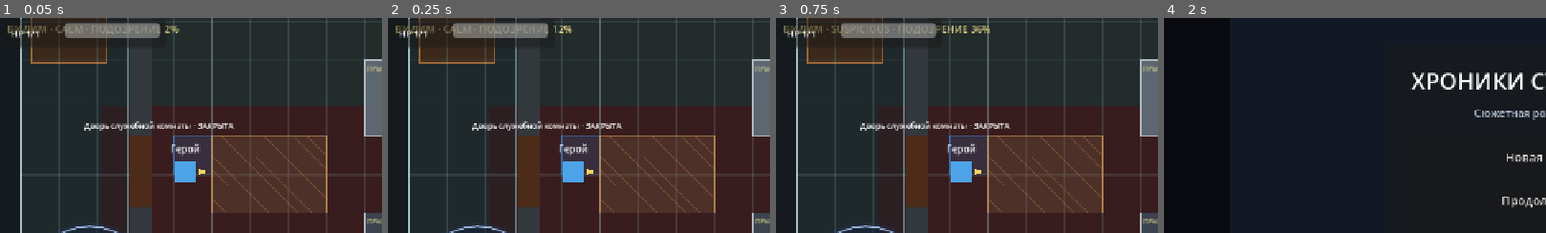
Above: before the commit, frames 1-4 (left to right).
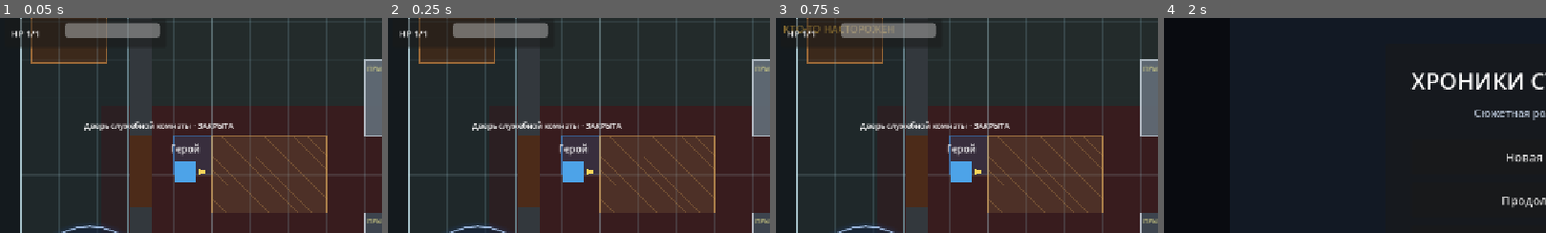
Above: after the commit, the same moments.

Repository: eretenkodaniil16-rgb/rpg-project
Game: Godot game, scene res://scenes/game/game.tscn
Same seed, same stepped clock (60 frames per second), same inputs: the game is played once before the commit and once after it. This scene is started directly instead of the project's main scene.
Inputs:
- Up to frame 1 (0.05 s): no input
- Up to frame 2 (0.25 s): no input
- Up to frame 3 (0.75 s): click "ВЗАИМ." at 0.5 s
- Up to frame 4 (2 s): click "МЕНЮ" at 1.25 s
The pictures show only the part of the screen within x 1-51%, y 14-64%; the shares and areas given below are measured in that part.

The runs differ from the first frame. In frame 1, 0.5% of the frame differs, in the area x 2-47%, y 3-8%; in frame 2, 0.6%; in frame 3, 0.8%, in the area x 2-56%, y 3-8%; in frame 4, nothing differs.

Commit message:
fix: скрыть точную шкалу обнаружения от игрока

Diff:
--- a/scripts/game/game_pursuit_escape_runtime.gd
+++ b/scripts/game/game_pursuit_escape_runtime.gd
@@ -1,4 +1,13 @@
 extends "res://scripts/game/game_exploration_stealth_runtime.gd"
+
+const PLAYER_FEEDBACK_STATE_PRIORITY: Dictionary = {
+	StealthAlertSystem.STATE_CALM: 0,
+	StealthAlertSystem.STATE_SUSPICIOUS: 1,
+	StealthAlertSystem.STATE_INVESTIGATING: 2,
+	StealthAlertSystem.STATE_SEARCHING: 3,
+	StealthAlertSystem.STATE_ALERTED: 4,
+	StealthAlertSystem.STATE_COMBAT: 5
+}
 
 
 func _update_exploration_alerts(delta: float) -> void:
@@ -45,3 +54,42 @@
 	_apply_record_to_actor(actor, record)
 	if str(record.get("state", "")) == StealthAlertSystem.STATE_ALERTED and visible:
 		_begin_combat_from_alert(actor, record)
+
+
+func _refresh_alert_indicator() -> void:
+	if _alert_indicator == null:
+		return
+	var highest_state: String = _highest_player_feedback_state()
+	var hidden: bool = _exploration_hidden or _player_combat_state.hidden
+	if highest_state == StealthAlertSystem.STATE_CALM:
+		_alert_indicator.visible = hidden
+		_alert_indicator.text = "СКРЫТ" if hidden else ""
+		_alert_indicator.add_theme_color_override("font_color", Color(0.62, 0.86, 0.64, 1.0))
+		return
+	var state_label: String = {
+		StealthAlertSystem.STATE_SUSPICIOUS: "КТО-ТО НАСТОРОЖЕН",
+		StealthAlertSystem.STATE_INVESTIGATING: "ПРОВЕРЯЮТ ШУМ",
+		StealthAlertSystem.STATE_SEARCHING: "ВАС ИЩУТ",
+		StealthAlertSystem.STATE_ALERTED: "ТРЕВОГА",
+		StealthAlertSystem.STATE_COMBAT: "ОБНАРУЖЕН"
+	}.get(highest_state, "ОПАСНОСТЬ")
+	_alert_indicator.visible = true
+	_alert_indicator.text = "СКРЫТ · %s" % state_label if hidden else state_label
+	var alert_color: Color = Color(1.0, 0.78, 0.28, 1.0)
+	if highest_state in [StealthAlertSystem.STATE_ALERTED, StealthAlertSystem.STATE_COMBAT]:
+		alert_color = Color(1.0, 0.34, 0.28, 1.0)
+	_alert_indicator.add_theme_color_override("font_color", alert_color)
+
+
+func _highest_player_feedback_state() -> String:
+	var highest_state: String = StealthAlertSystem.STATE_CALM
+	var highest_priority: int = 0
+	for value: Variant in _alert_records.values():
+		if not value is Dictionary:
+			continue
+		var state: String = str((value as Dictionary).get("state", StealthAlertSystem.STATE_CALM))
+		var priority: int = int(PLAYER_FEEDBACK_STATE_PRIORITY.get(state, 0))
+		if priority > highest_priority:
+			highest_priority = priority
+			highest_state = state
+	return highest_state
